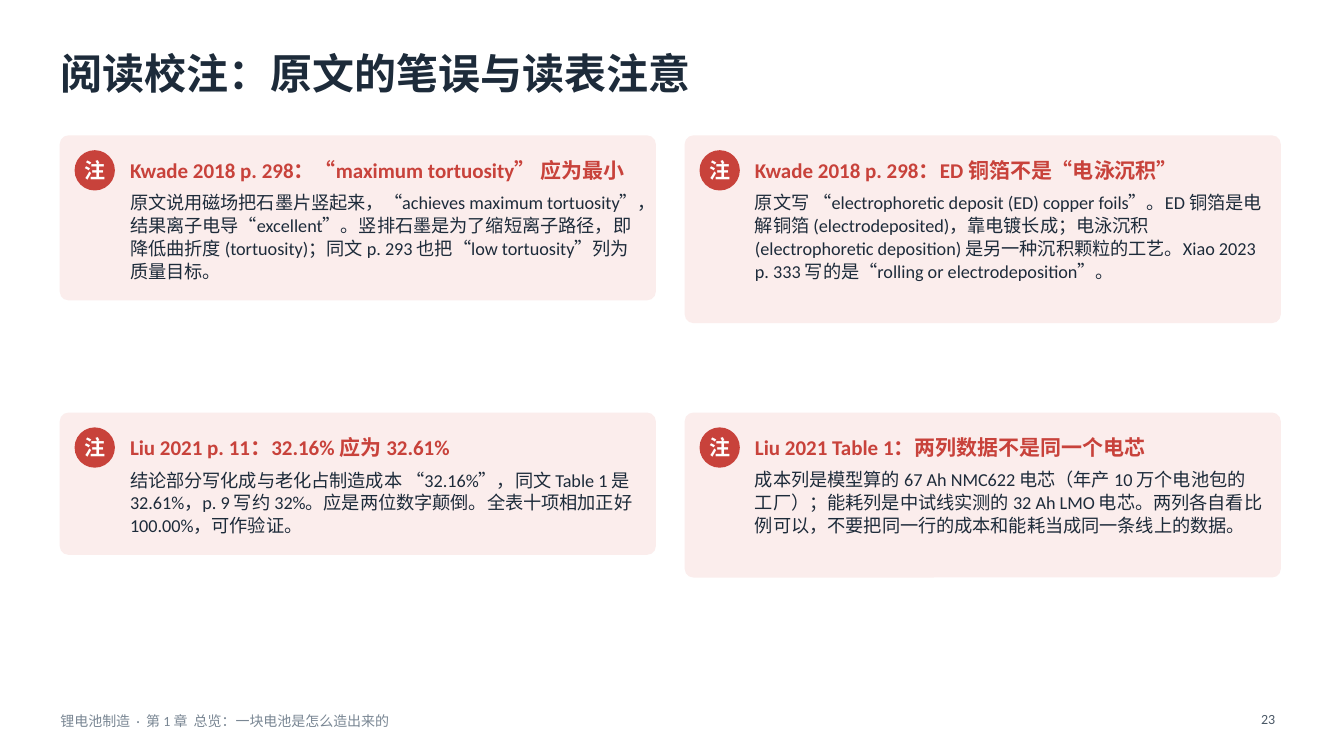
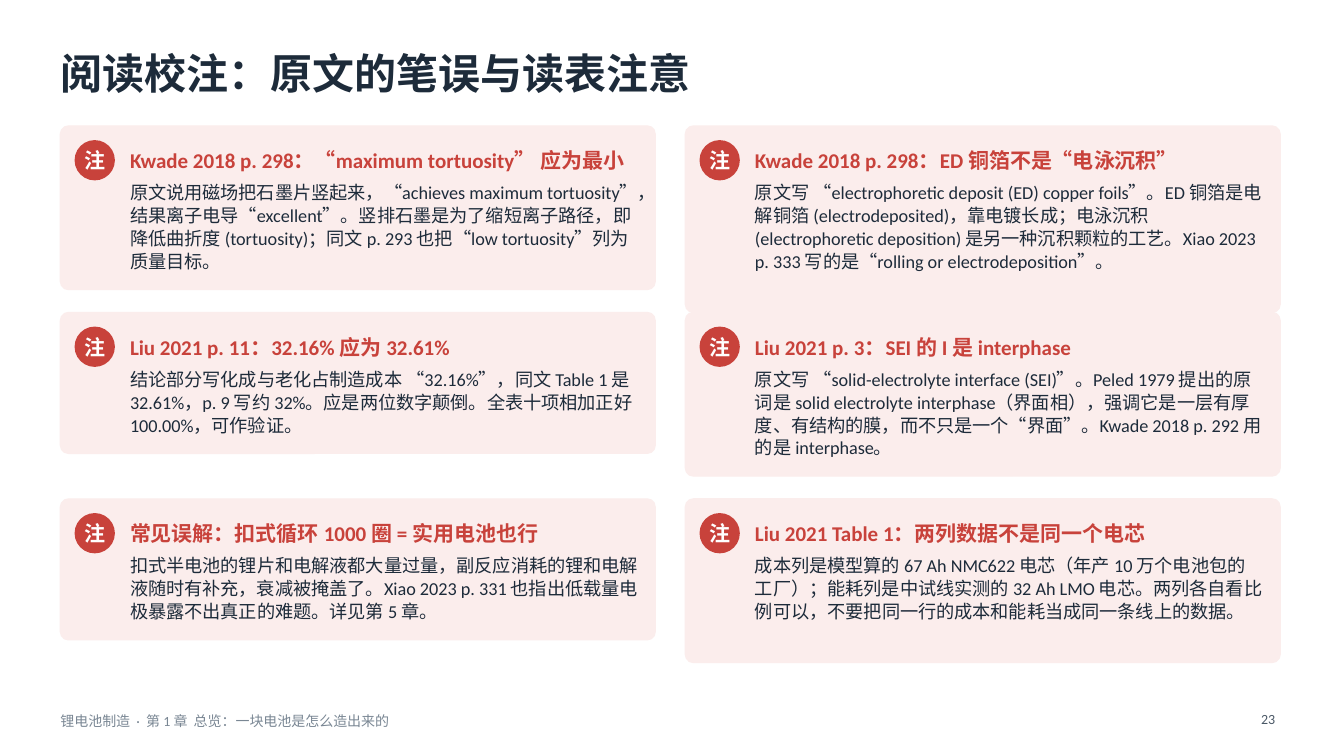
Before and after one commit to zhaoyuw44-lang/Trash, a slide deck: slide 23 of slides/decks/batmfg/batmfg_ch1.pptx. Drawn at 1344x756 pixels with LibreOffice and Linux fonts; fonts in the diff are those of the drawing. Boxes give left, top, right and bottom in pixels: in the first picture for what was removed or moved away, otherwise in the second. Text is boxed around its words. In the diff, an @@ line names an element or a change of style, - is before the commit and + after.

```diff
--- a/slides/decks/batmfg/batmfg_ch1.pptx
+++ b/slides/decks/batmfg/batmfg_ch1.pptx
@@ 4 texts, 2 ellipses, 2 rounded rectangles: place and size @@
-4 texts, 2 ellipses, 2 rounded rectangles at box(60, 136, 1280, 323)
+4 texts, 2 ellipses, 2 rounded rectangles at box(60, 126, 1280, 313)
@@ 2 texts, 2 ellipses, 2 rounded rectangles: place and size @@
-2 texts, 2 ellipses, 2 rounded rectangles at box(60, 413, 1280, 577)
+2 texts, 2 ellipses, 2 rounded rectangles at box(60, 313, 1280, 476)
@@ text added at box(755, 337, 1071, 359), 15 pt, text #C8423B, bold @@
+Liu 2021 p. 3：SEI 的 I 是 interphase
@@ text added at box(755, 370, 1261, 457), 13 pt, text #1D2B3A @@
+原文写 “solid-electrolyte interface (SEI)”。Peled 1979 提出的原词是 solid electrolyte interphase（界面相），强调它是一层有厚度、有结构的膜，而不只是一个“界面”。Kwade 2018 p. 292 用的是 interphase。
@@ rounded rectangle added at box(60, 499, 655, 640), fill #FBEDEC, outline #FBEDEC 1 pt @@
@@ rounded rectangle added at box(686, 499, 1280, 662), fill #FBEDEC, outline #FBEDEC 1 pt @@
@@ ellipse added at box(75, 513, 115, 554), fill #C8423B, 15 pt, text #FFFFFF, bold @@
+注
@@ text added at box(130, 520, 538, 546), 15 pt, text #C8423B, bold @@
+常见误解：扣式循环 1000 圈 = 实用电池也行
@@ ellipse added at box(700, 513, 740, 554), fill #C8423B, 15 pt, text #FFFFFF, bold @@
+注
@@ text "Liu 2021 Table 1：两列数据不是同一个电芯": place and size @@
-text "Liu 2021 Table 1：两列数据不是同一个电芯" at box(755, 438, 1146, 457)
+text "Liu 2021 Table 1：两列数据不是同一个电芯" at box(755, 524, 1146, 543)
@@ text added at box(130, 556, 638, 620), 13 pt, text #1D2B3A @@
+扣式半电池的锂片和电解液都大量过量，副反应消耗的锂和电解液随时有补充，衰减被掩盖了。Xiao 2023 p. 331 也指出低载量电极暴露不出真正的难题。详见第 5 章。
@@ text "成本列是模型算的 67 Ah NMC622 电芯（年产 ...": place and size @@
-text "成本列是模型算的 67 Ah NMC622 电芯（年产 ..." at box(755, 470, 1262, 534)
+text "成本列是模型算的 67 Ah NMC622 电芯（年产 ..." at box(755, 556, 1262, 620)
```
Also in this commit, not shown: 10 other slides changed, 7 other files.
